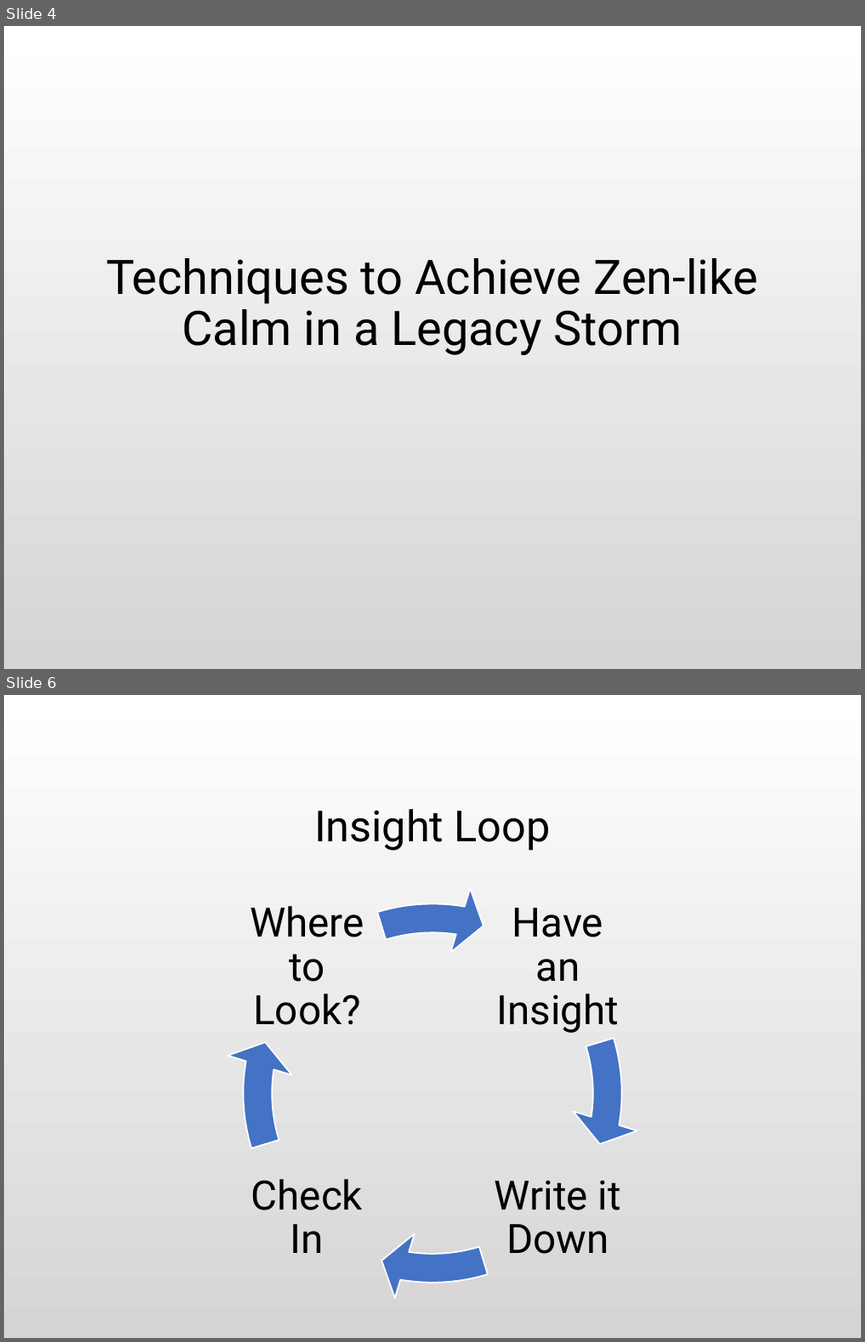
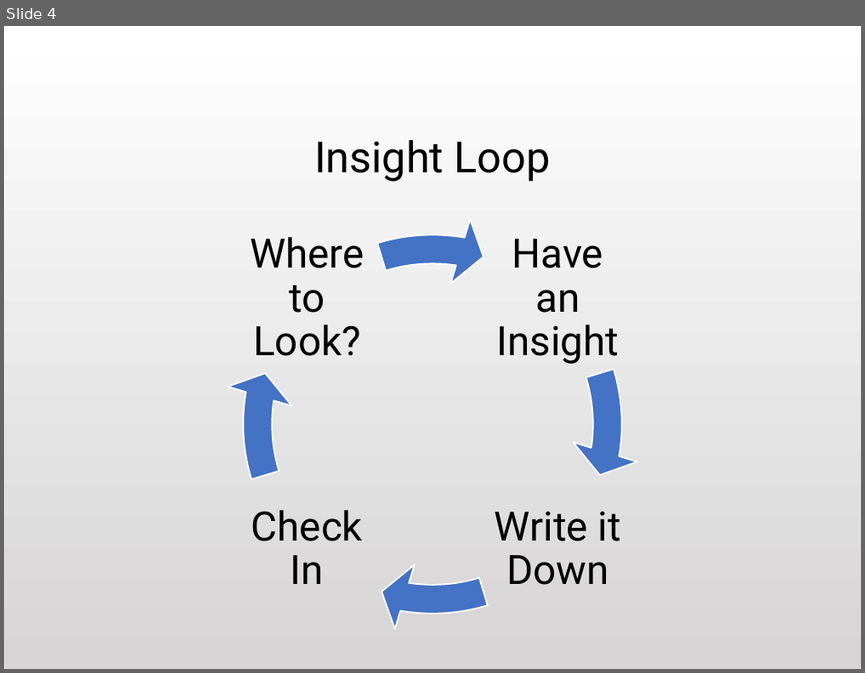
Before and after one commit to arlobelshee/Presentations, a slide deck: legacy_code/israel17_handling_legacy_code.pptx. Shown one above the other, each under a label of ours: slides 4 and 6 before the commit, slide 4 after it; the slides between them are not shown. The pictures are 865x1342 and 865x673 pixels, drawn with LibreOffice and Linux fonts; fonts in the diff are those of the drawing; background and template pictures are left out. Boxes give left, top, right and bottom in pixels: in the first picture for what was removed or moved away, otherwise in the second. Text is boxed around its words. In the diff, an @@ line names an element or a change of style, - is before the commit and + after.

```diff
--- a/legacy_code/israel17_handling_legacy_code.pptx
+++ b/legacy_code/israel17_handling_legacy_code.pptx
@@ slide 4 removed at bbox=[4, 26, 861, 669], background picture (left out) @@
@@ title removed at bbox=[106, 258, 758, 355] @@
-Techniques to Achieve Zen-like Calm in a Legacy Storm
@@ what was slide 6 is now slide 4 @@
```
Also in this commit, not shown: 1 slide changed, 1 slide added, 1 other slide removed.
